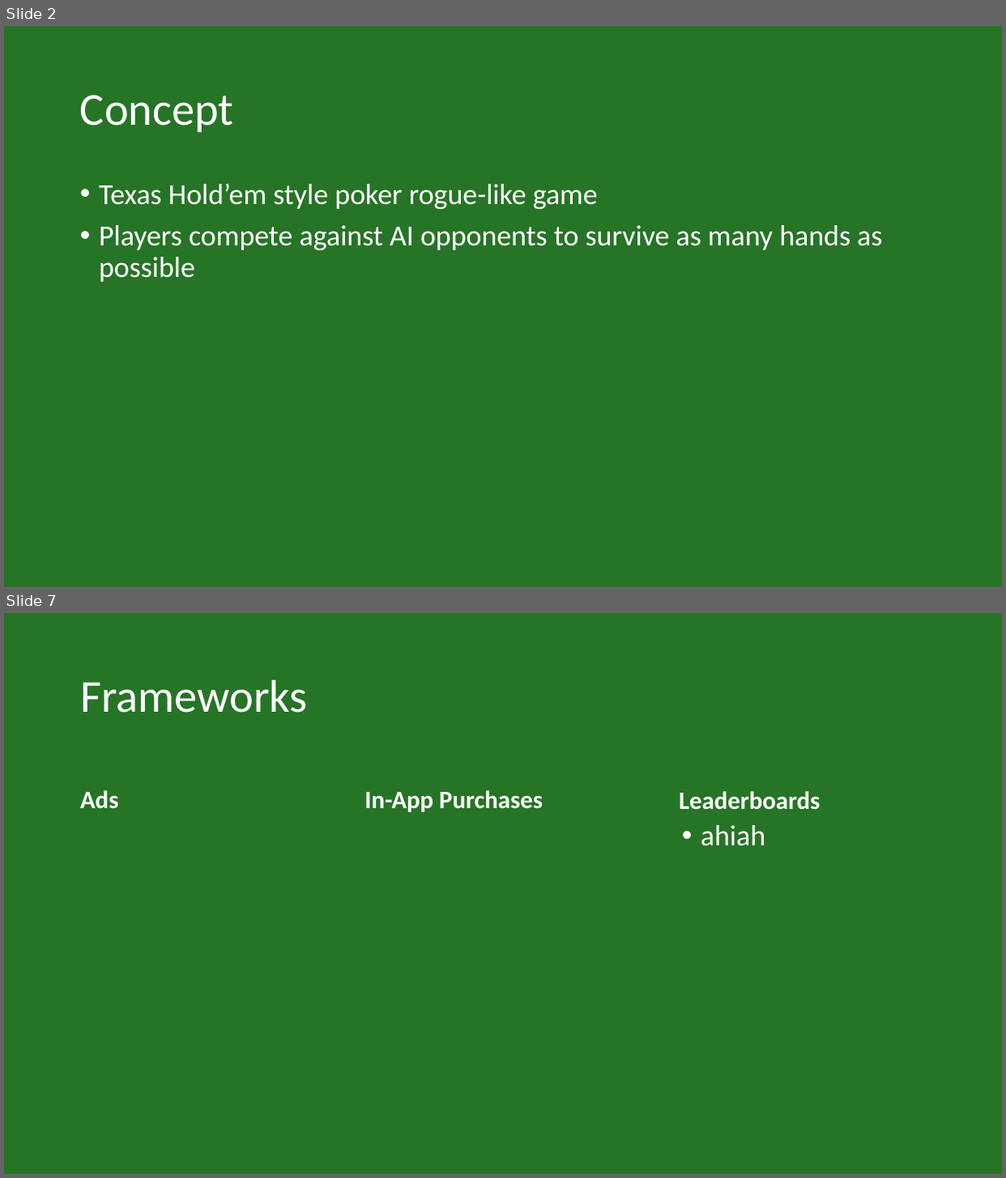
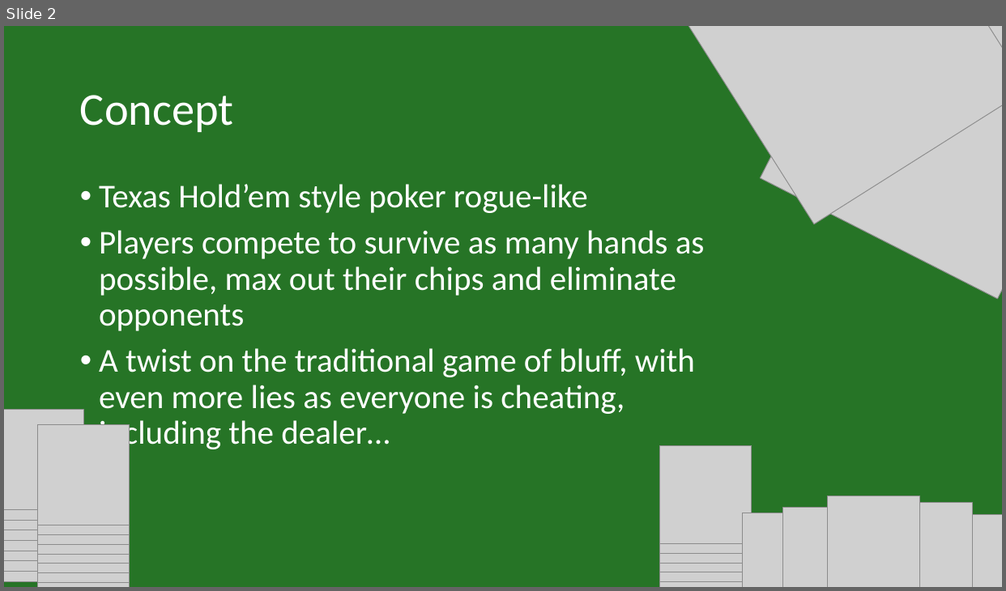
Before and after one commit to IsabelHampton/bluffs-and-bribes, a slide deck: Docs/Bluffs & Bribes Pitch.pptx. Shown one above the other, each under a label of ours: slides 2 and 7 before the commit, slide 2 after it; the slides between them are not shown. The pictures are 1006x1178 and 1006x591 pixels, drawn with LibreOffice and Linux fonts; fonts in the diff are those of the drawing; grey boxes stand for pictures. Boxes give left, top, right and bottom in pixels: in the first picture for what was removed or moved away, otherwise in the second. Text is boxed around its words. In the diff, an @@ line names an element or a change of style, - is before the commit and + after.

```diff
--- a/Docs/Bluffs & Bribes Pitch.pptx
+++ b/Docs/Bluffs & Bribes Pitch.pptx
@@ slide 7 removed at box(4, 613, 1002, 1174), background #267426 @@
@@ title removed at box(80, 679, 308, 713) @@
-Frameworks
@@ text removed at box(80, 790, 118, 809) @@
-Ads
@@ text removed at box(364, 790, 543, 812) @@
-In-App Purchases
@@ text removed at box(679, 791, 820, 810) @@
-Leaderboards
@@ text removed at box(701, 825, 765, 846) @@
-• ahiah
@@ slide 2 changed as well @@
@@ picture added at box(678, 26, 1002, 224) @@
@@ picture added at box(760, 26, 1002, 299) @@
@@ text at box(99, 184, 705, 452): text changed; size 28 to 32 pt @@
-• Texas Hold’em style poker rogue-like game
-• Players compete against AI opponents to survive as many hands as possible
+• Texas Hold’em style poker rogue-like
+• Players compete to survive as many hands as possible, max out their chips and eliminate opponents
+• A twist on the traditional game of bluff, with even more lies as everyone is cheating, including the dealer…
@@ group added at box(4, 410, 129, 587): 18 pictures @@
@@ group added at box(661, 446, 1002, 587): 14 pictures @@
```
Also in this commit, not shown: 1 other slide changed, 20 slides added, 5 other slides removed.
